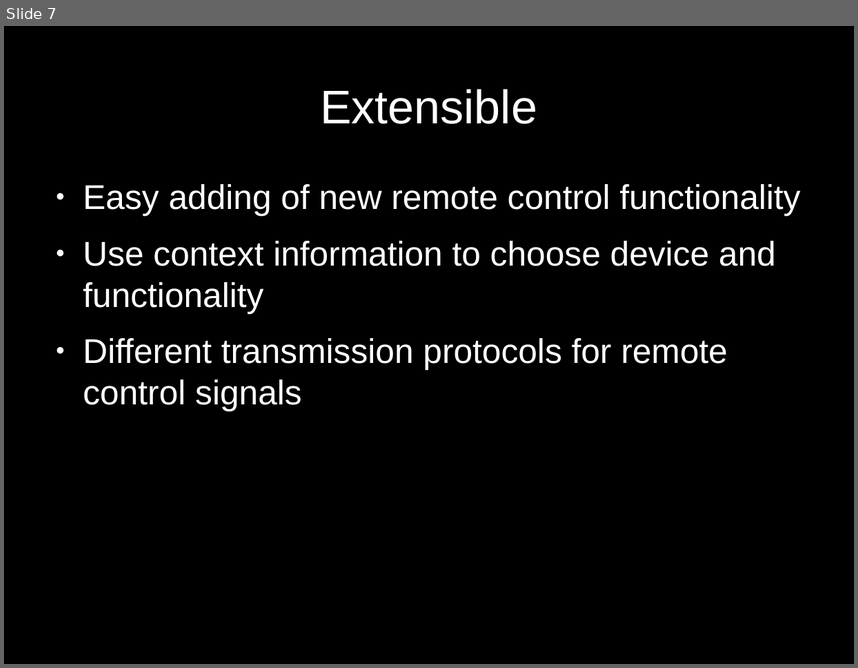
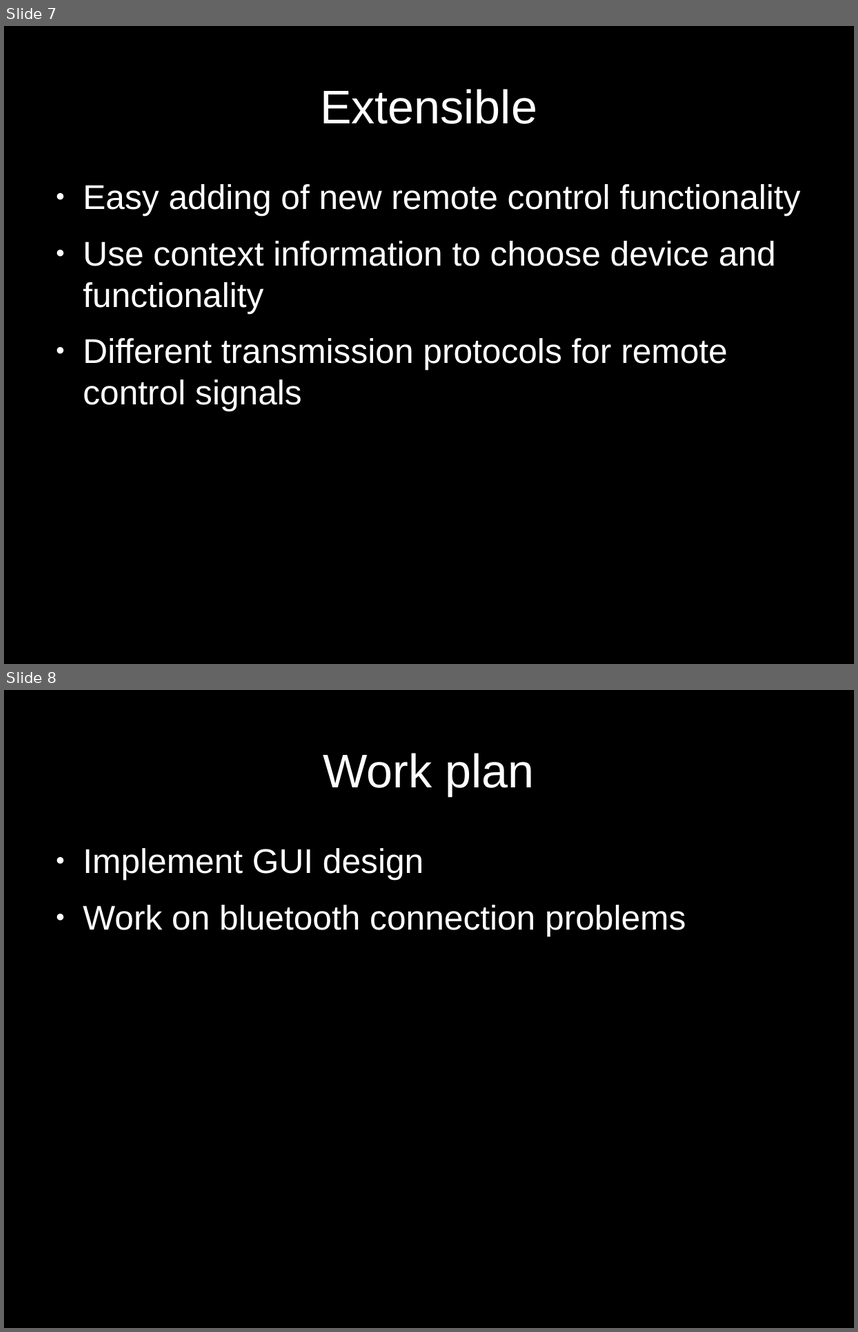
Before and after one commit to KopierKatze/bluemote, a slide deck: first.odp. Shown one above the other, each under a label of ours: slide 7 before the commit, slides 7 and 8 after it. The pictures are 858x668 and 858x1332 pixels, drawn with LibreOffice and Linux fonts; fonts in the diff are those of the drawing. Boxes give left, top, right and bottom in pixels: in the first picture for what was removed or moved away, otherwise in the second. Text is boxed around its words. In the diff, an @@ line names an element or a change of style, - is before the commit and + after.

Commit message:
wrong version of presentation

```diff
--- a/first.odp
+++ b/first.odp
@@ slide 8 added at box(4, 690, 854, 1328), background #000000 @@
@@ title added at box(323, 753, 535, 796), 44 pt, text #FFFFFF @@
+Work plan
@@ text added at box(83, 848, 686, 936), 32 pt, text #FFFFFF @@
+● Implement GUI design
+● Work on bluetooth connection problems
```
